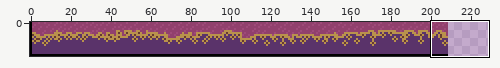
Pixel-art file: Graphics/Ground_for_enemies.aseprite. Above, an overview of the earlier version with the close-up marked.
Close-up. Before the edit:
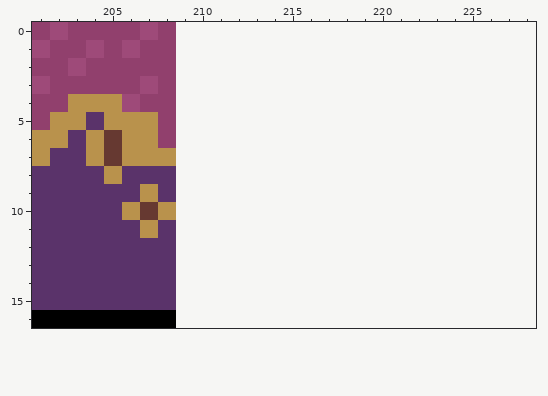
209x17 pixels, 1 frame. Shown: x 201..228, y 0..16. The old version is drawn lined up with the new one, on the new canvas.
The result:
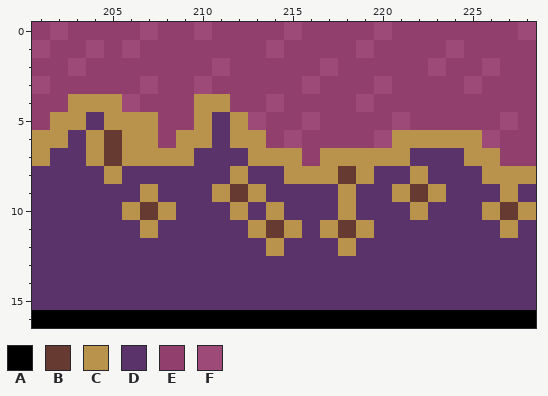
Palette (. is transparent): A #000000  B #663931  C #b9924c  D #5a336a  E #91406d  F #9e4a79
Change:
canvas 209x17 -> 229x17
@@ x 201..228 @@
- 0 EFEEEEFE....................
- 1 FEEFEFEE....................
- 2 EEFEEEEE....................
- 3 FEEEEEFE....................
- 4 EECCCFEE....................
- 5 ECCDCCCE....................
- 6 CCDCBCCE....................
- 7 CDDCBCCC....................
- 8 DDDDCDDD....................
- 9 DDDDDDCD....................
-10 DDDDDCBC....................
-11 DDDDDDCD....................
-12 DDDDDDDD....................
-13 DDDDDDDD....................
-14 DDDDDDDD....................
-15 DDDDDDDD....................
-16 AAAAAAAA....................
+ 0 EFEEEEFEEFEEEEFEEEEFEEEEEEEF
+ 1 FEEFEFEEEEEEEFEEEEFEEEEFEEEE
+ 2 EEFEEEEEEEFEEEEEFEEEEEFEEFEE
+ 3 FEEEEEFEEFEEEEEFEEEFEEEEFEEE
+ 4 EECCCFEEECCEEFEEEEFEEEEEEEEE
+ 5 ECCDCCCEECDCFEEFEEEEFEEEEEFE
+ 6 CCDCBCCECCDCCEFEEEEFCCCCCFEE
+ 7 CDDCBCCCCDDDCCCECCCCCDDDCCEE
+ 8 DDDDCDDDDDDCDDCCCBCDDCDDDCCC
+ 9 DDDDDDCDDDCBCDDDDCDDCBCDDDCD
+10 DDDDDCBCDDDCDCDDDCDDDCDDDCBC
+11 DDDDDDCDDDDDCBCDCBCDDDDDDDCD
+12 DDDDDDDDDDDDDCDDDCDDDDDDDDDD
+13 DDDDDDDDDDDDDDDDDDDDDDDDDDDD
+14 DDDDDDDDDDDDDDDDDDDDDDDDDDDD
+15 DDDDDDDDDDDDDDDDDDDDDDDDDDDD
+16 AAAAAAAAAAAAAAAAAAAAAAAAAAAA
